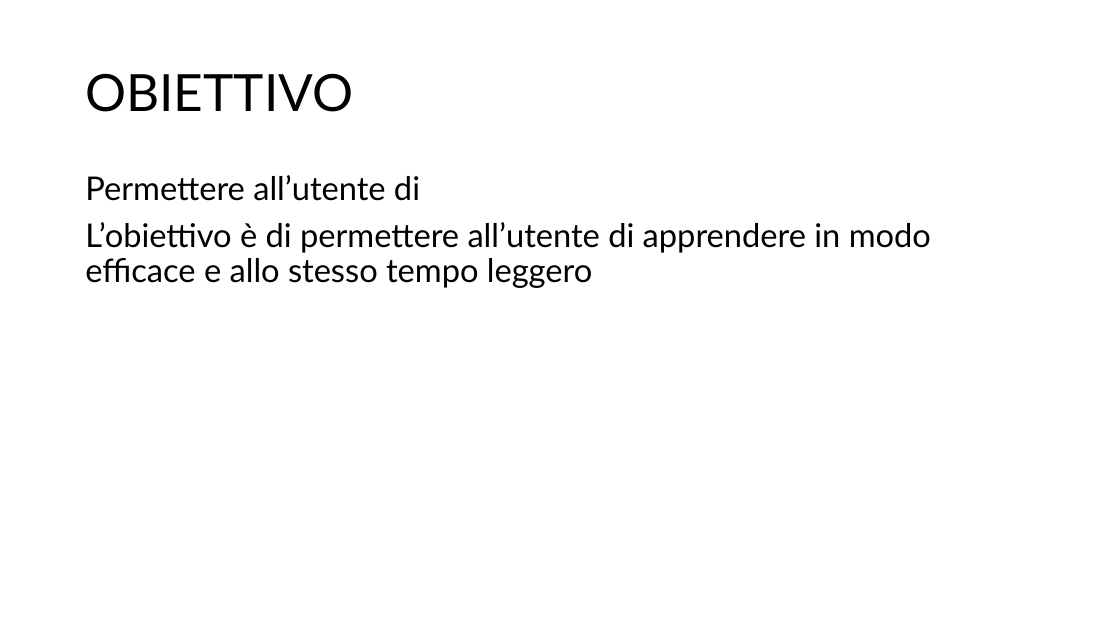
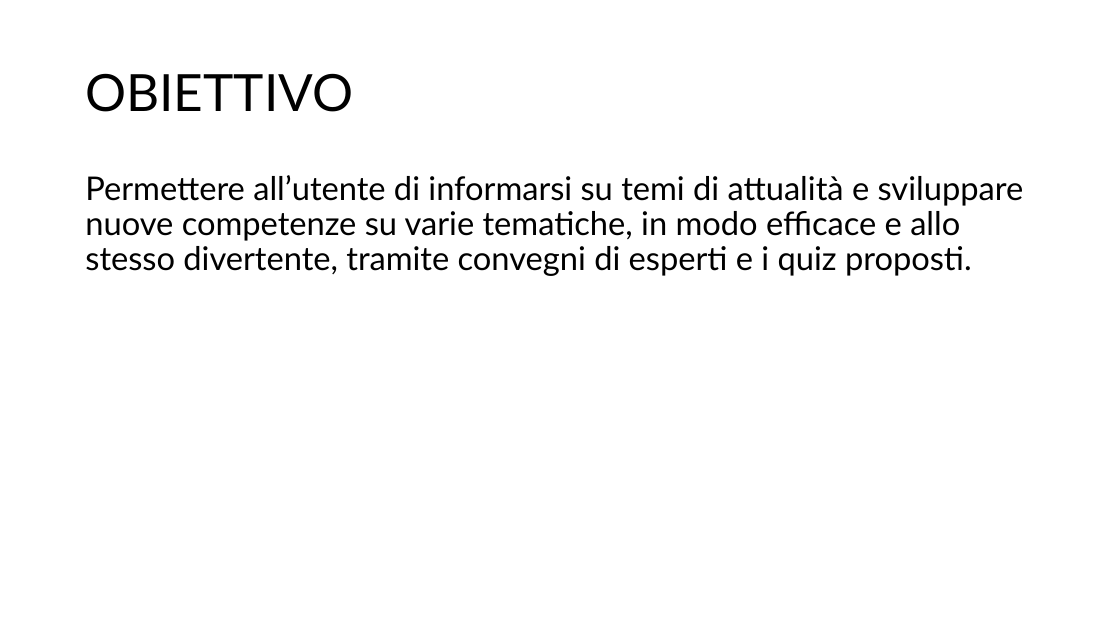
Before and after one commit to carraraFederico/TEDxLearn_ProgettoCloudMobile_2024, a slide deck: slide 3 of TEDxLearn.pptx. Drawn at 1120x630 pixels with LibreOffice and Linux fonts; fonts in the diff are those of the drawing. Boxes give left, top, right and bottom in pixels: in the first picture for what was removed or moved away, otherwise in the second. Text is boxed around its words. In the diff, an @@ line names an element or a change of style, - is before the commit and + after.

```diff
--- a/TEDxLearn.pptx
+++ b/TEDxLearn.pptx
@@ text at (85, 175, 1024, 276): text changed @@
-Permettere all’utente di
-L’obiettivo è di permettere all’utente di apprendere in modo efficace e allo stesso tempo leggero
+Permettere all’utente di informarsi su temi di attualità e sviluppare nuove competenze su varie tematiche, in modo efficace e allo stesso divertente, tramite convegni di esperti e i quiz proposti.
```
Also in this commit, not shown: 1 other slide changed.
